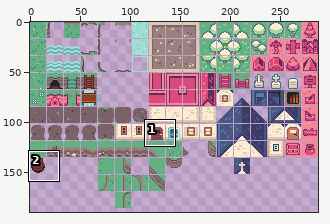
Two states of a sprite sheet, static/images/tilemap.png. The picture above shows the old version from afar; the outline marks the close-up.
Close-up. Before the edit:
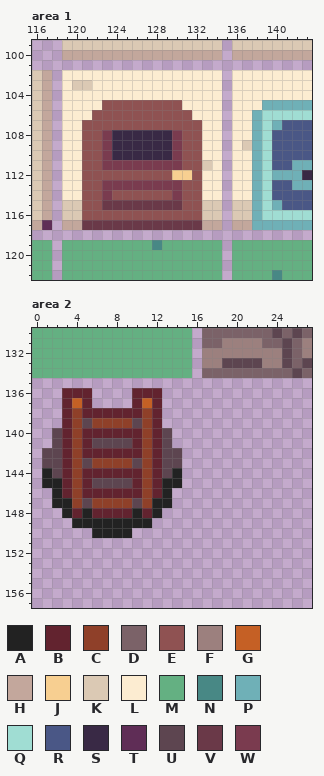
The file is 288x323 pixels. Shown: area 1: x 116..143, y 99..122; area 2: x 0..27, y 130..157. The wide view leaves out empty margins.
Palette (. is transparent): A #222222  B #62232f  C #8f4029  D #7b6268  E #8f5252  F #9c807e  G #c56025  H #c3a79c  J #f7cf91  K #dbc9b4  L #fcecd1  M #64b082  N #488885  P #6fb0b7  Q #a0ddd3  R #4a5786  S #392945  T #5f2d56  U #5d4550  V #6a3948  W #7a3b4f
Pixels before, area 1, first column x 116:
 99 ...KKKKKKKKKKKKKKKK.KKKKKKKK
100 ...HHHHHHHHHHHHHHHH.HHHHHHHH
101 ............................
102 KH.LLLLLLLLLLLLLLLL.LLLLLLLL
103 KH.LKKLLLLLLLLLLLLL.LLLLLLLL
104 KH.LLLLLLLLLLLLLLLL.LLLLLLLL
105 KH.LLLLEEEEEEEELLLL.LLLPPPPP
106 KH.LLLEEEEEEEEEELLL.LLPQQQQQ
107 KH.LLEEEEEEEEEEEELL.LLPQPRRR
108 KH.LLEEWSSSSSSWEELL.LLPQRRRR
109 KH.LLEEWSSSSSSWEELL.LKPQRRRR
110 KH.LLEEWSSSSSSWEELL.LLPQRRRR
111 KH.LLEEWWWWWWWWEEKL.LLPQRRPP
112 KH.LLEEEEEEEEEJJELL.LLPQPPPS
113 KH.LLEEWWWWWWWWEELL.LLPQRRPP
114 KH.LLEEWEEEEEEWEELL.LLPQRRRR
115 KH.KKEEVVVVVVVVEEKK.KKPQPRRR
116 KH.KKEEEEEEEEEEEEKK.KKPQQQQQ
117 HT.HHVVVVVVVVVVVVHH.HHPPPPPP
118 ............................
119 MM.MMMMMMMMMNMMMMMM.MMMMMMMM
120 MM.MMMMMMMMMMMMMMMM.MMMMMMMM
121 MM.MMMMMMMMMMMMMMMM.MMMMMMMM
122 MM.MMMMMMMMMMMMMMMM.MMMMNMMM
Pixels before, area 2, first column x 0:
130 MMMMMMMMMMMMMMMM.DDDDDDDUDUD
131 MMMMMMMMMMMMMMMM.DDFFFFDDUDF
132 MMMMMMMMMMMMMMMM.FFFFFFFFUDF
133 MMMMMMMMMMMMMMMM.FFUUUUFFUDU
134 MMMMMMMMMMMMMMMM.DDDDDDDDDUD
135 ............................
136 ...BBB....BBB...............
137 ...BGB....BGB...............
138 ...BCBBBBBBCB...............
139 ...BCUCCCCUCB...............
140 ..UBCBBBBBBCBU..............
141 ..UBCBUUUUBCBU..............
142 .UUBCBBBBBBCBUU.............
143 .UUBCUCCCCUCBUU.............
144 .AUBCBBBBBBCBUA.............
145 .AABCBUUUUBCBAA.............
146 ..ABCBBBBBBCBA..............
147 ..AACUCCCCUCAA..............
148 ...ABABBBBABA...............
149 ....AAAAAAAA................
150 ......AAAA..................
After the commit:
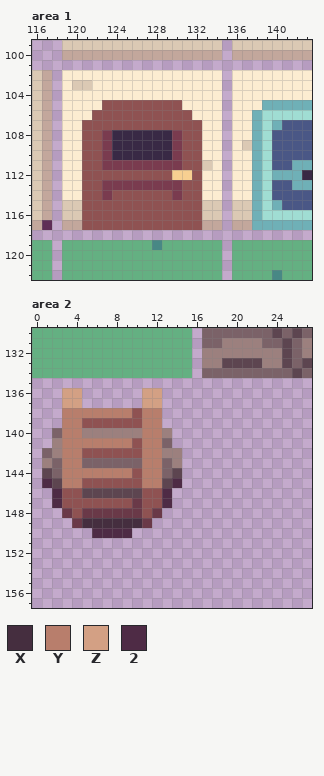
Colours new in this view: X #452e3f  Y #b87e6c  Z #d3a084  2 #4e2b45
Change:
Area 1:
Colour E replaces colour V in row 115 at x 123 to 130; in row 117 at x 121 to 132.
Area 2:
Colour 2 replaces colour A in row 145 at x 1 and 14; in rows 146 to 147 at x 2 and 13; in row 150 at x 6 to 9.
Colour D replaces colour C in row 143 at x 6 to 9.
Colour D replaces colour U in row 140 at x 2; in row 141 at x 13; in row 142 at x 1; in row 143 at x 2, 5, 10 and 13; in row 144 at x 2 and 13.
Colour E replaces colour A in row 147 at x 3 and 12.
Colour E replaces colour B in row 138 at x 10; in row 141 at x 10; in row 142 at x 5 to 10; in row 144 at x 10; in row 145 at x 5 and 10; in row 146 at x 3 and 12.
Colour E replaces colour B in row 148 at x 4 and 11.
Colour E replaces colour C in row 139 at x 6 to 9; in row 146 at x 4 and 11; in row 147 at x 4, 6 to 9 and 11.
Colour E replaces colour U in row 139 at x 5 and 10; in row 145 at x 6 to 9; in row 147 at x 5.
Colour F replaces colour B in row 140 at x 5 to 10.
Colour F replaces colour U in row 140 at x 13; in row 141 at x 2; in row 142 at x 2 and 13 to 14; in row 143 at x 1 and 14.
Colour U replaces colour A in row 144 at x 1 and 14; in row 145 at x 2 and 13.
Colour U replaces colour B in row 146 at x 5 to 10.
Colour V replaces colour A in row 148 at x 3, 5, 10 and 12; in row 149 at x 4 and 11.
Colour V replaces colour B in row 148 at x 6 to 9.
Colour V replaces colour U in row 147 at x 10.
Colour X replaces colour A in row 149 at x 5 to 10.
Colour Y replaces colour B in row 138 at x 3, 5 to 9 and 12; in rows 139 to 140 at x 3 and 12; in row 141 at x 3, 5 and 12; in rows 142 to 143 at x 3 and 12; in row 144 at x 3, 5 to 9 and 12; in row 145 at x 3 and 12.
Colour Y replaces colour C in rows 138 to 145 at x 4 and 11.
Colour Y replaces colour U in row 141 at x 6 to 9.
Colour Z replaces colour B in row 136 at x 3 to 4 and 11 to 12; in row 137 at x 3 and 12.
Colour Z replaces colour G in row 137 at x 4 and 11.
The author cleared colour B in rows 136 to 137 at x 5 and 10.
Where, in picture pixels (left, top, right, bottom), the same in both close-ups:
changed: (82, 200, 202, 230)
changed: (42, 388, 182, 538)
